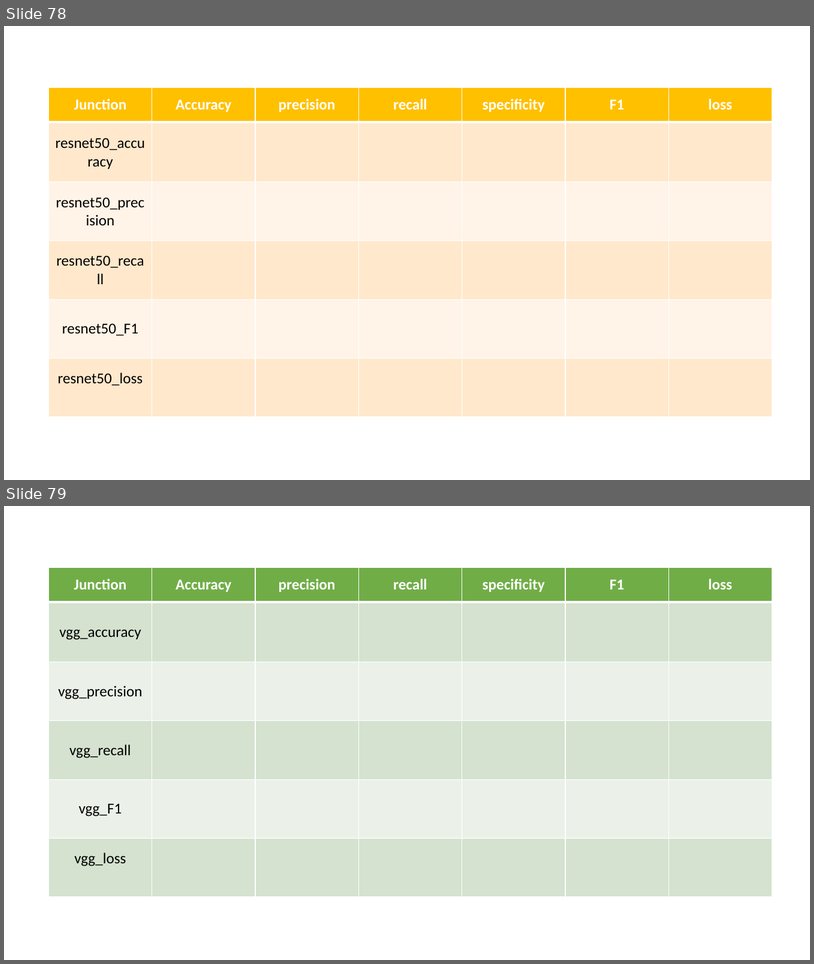
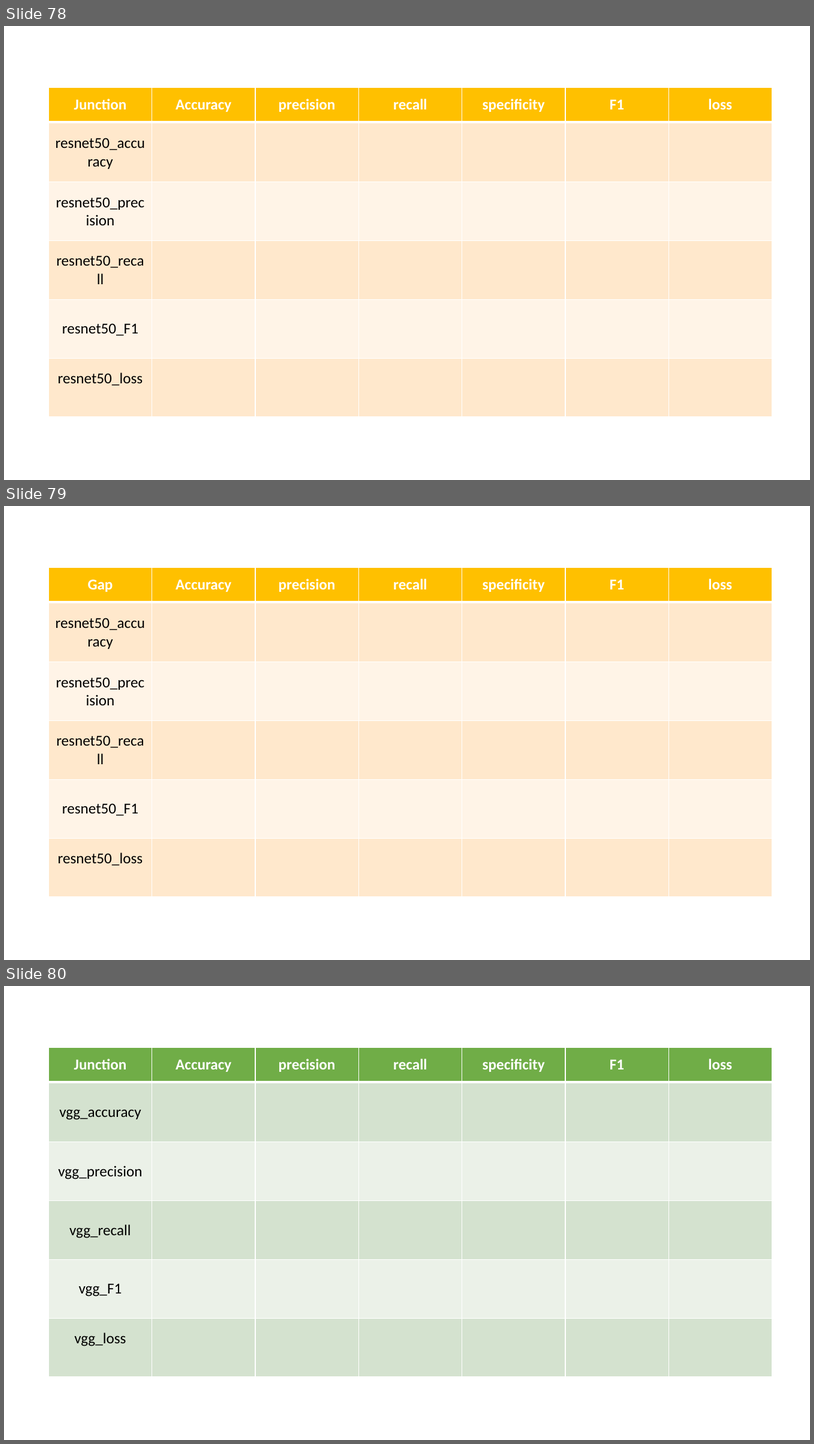
Before and after one commit to ZhouMengjie/bsd-cnn-network, a slide deck: BSD_Figures.pptx. Shown one above the other, each under a label of ours: slides 78 and 79 before the commit, slides 78, 79 and 80 after it. The pictures are 814x964 and 814x1444 pixels, drawn with LibreOffice and Linux fonts; fonts in the diff are those of the drawing. Boxes give left, top, right and bottom in pixels: in the first picture for what was removed or moved away, otherwise in the second. Text is boxed around its words. In the diff, an @@ line names an element or a change of style, - is before the commit and + after.

```diff
--- a/BSD_Figures.pptx
+++ b/BSD_Figures.pptx
@@ slide 79 added at bbox=[4, 506, 810, 960], background #FFFFFF @@
@@ table added at bbox=[49, 568, 773, 897], 6 rows, 7 columns @@
+Gap | Accuracy | precision | recall | specificity | F1 | loss
+resnet50_accuracy |  |  |  |  |  | 
+resnet50_precision |  |  |  |  |  | 
+resnet50_recall |  |  |  |  |  | 
+resnet50_F1 |  |  |  |  |  | 
+resnet50_loss |  |  |  |  |  | 
@@ what was slide 79 is now slide 80 @@
```
Also in this commit, not shown: 2 other files.
